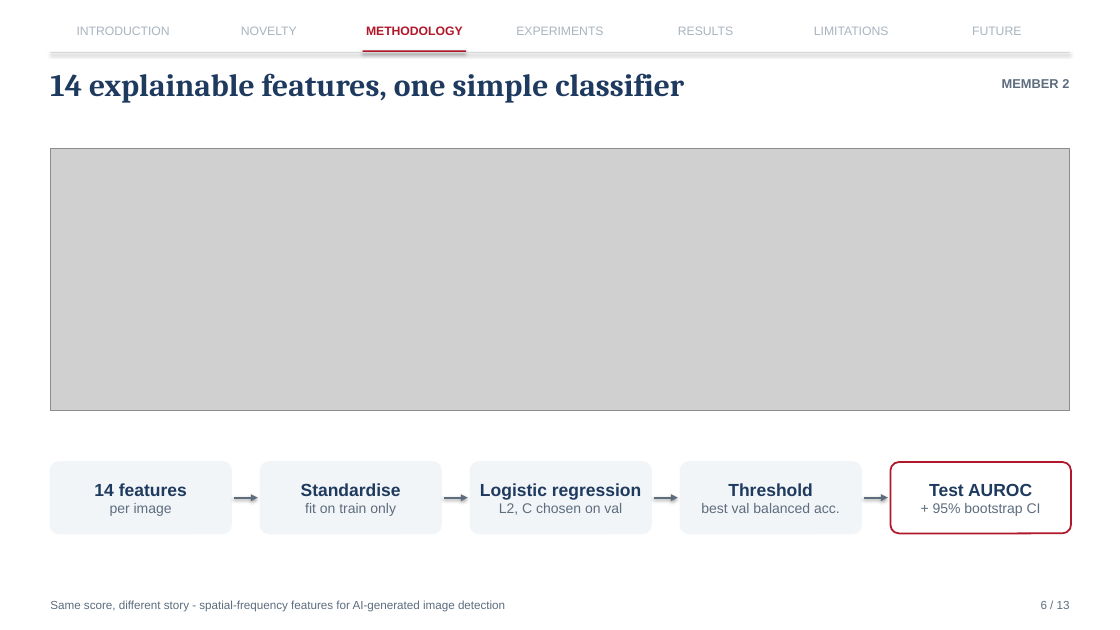
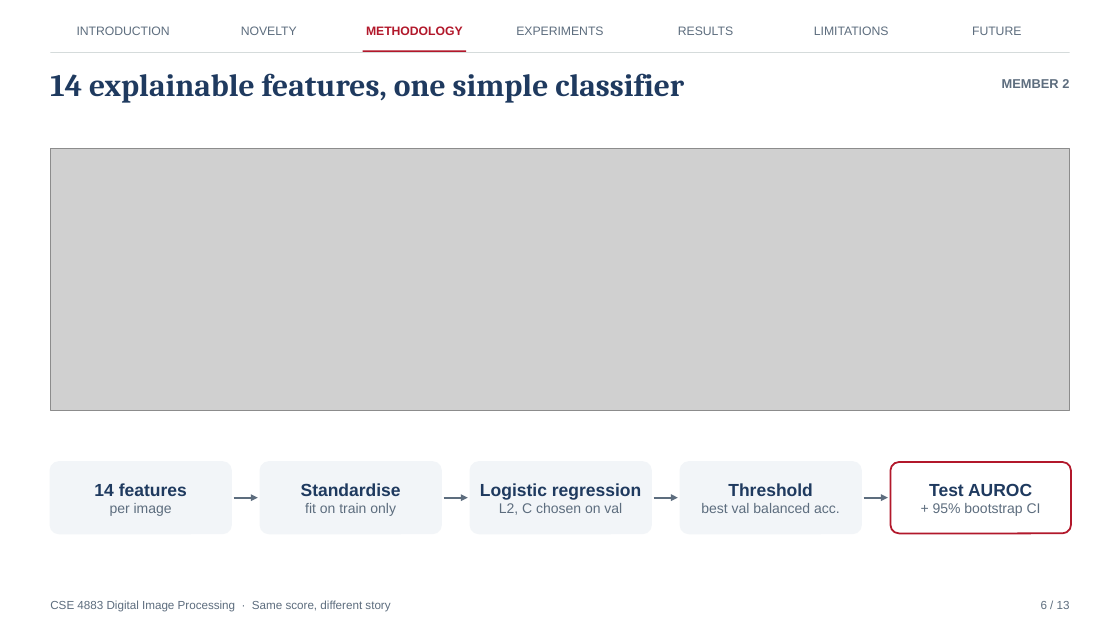
Before and after one commit to Omlan14/spatial-spectral-forensics, a slide deck: slide 6 of presentation/final_presentation.pptx. Drawn at 1120x630 pixels with LibreOffice and Linux fonts; fonts in the diff are those of the drawing; grey boxes stand for pictures. Boxes give left, top, right and bottom in pixels: in the first picture for what was removed or moved away, otherwise in the second. Text is boxed around its words. In the diff, an @@ line names an element or a change of style, - is before the commit and + after.

```diff
--- a/presentation/final_presentation.pptx
+++ b/presentation/final_presentation.pptx
@@ text colour #A9B4C0 to #5D6D7E in 6 elements at (x1=77, y1=26, x2=170, y2=35), (x1=241, y1=26, x2=297, y2=35), (x1=516, y1=26, x2=603, y2=35), (x1=678, y1=26, x2=733, y2=35), (x1=814, y1=26, x2=889, y2=35), (x1=972, y1=26, x2=1021, y2=35) @@
@@ rectangle at (x1=50, y1=52, x2=1070, y2=53): shadow off @@
@@ rectangle at (x1=363, y1=50, x2=466, y2=53): shadow off @@
@@ text at (x1=50, y1=600, x2=390, y2=612): text changed @@
-Same score, different story - spatial-frequency features for AI-generated image detection
+CSE 4883 Digital Image Processing · Same score, different story
```
Also in this commit, not shown: 12 other slides changed, 2 other files.
